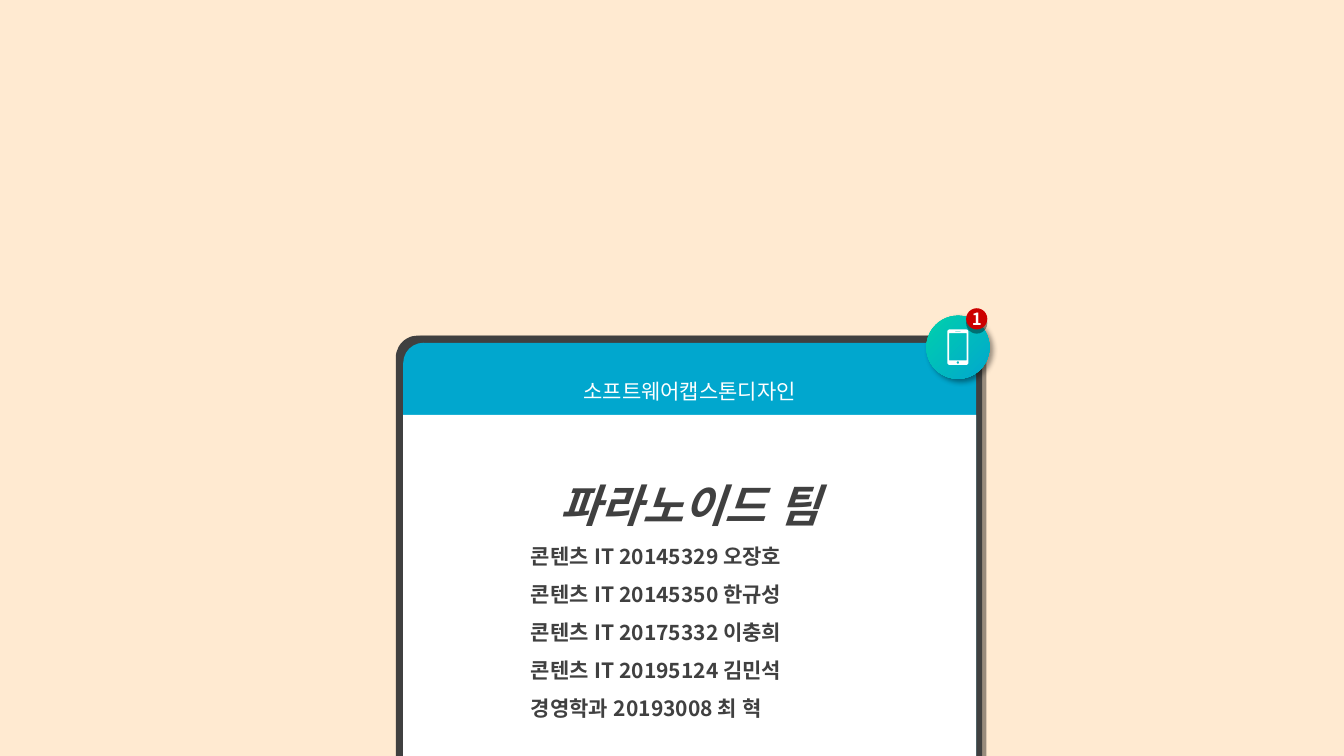
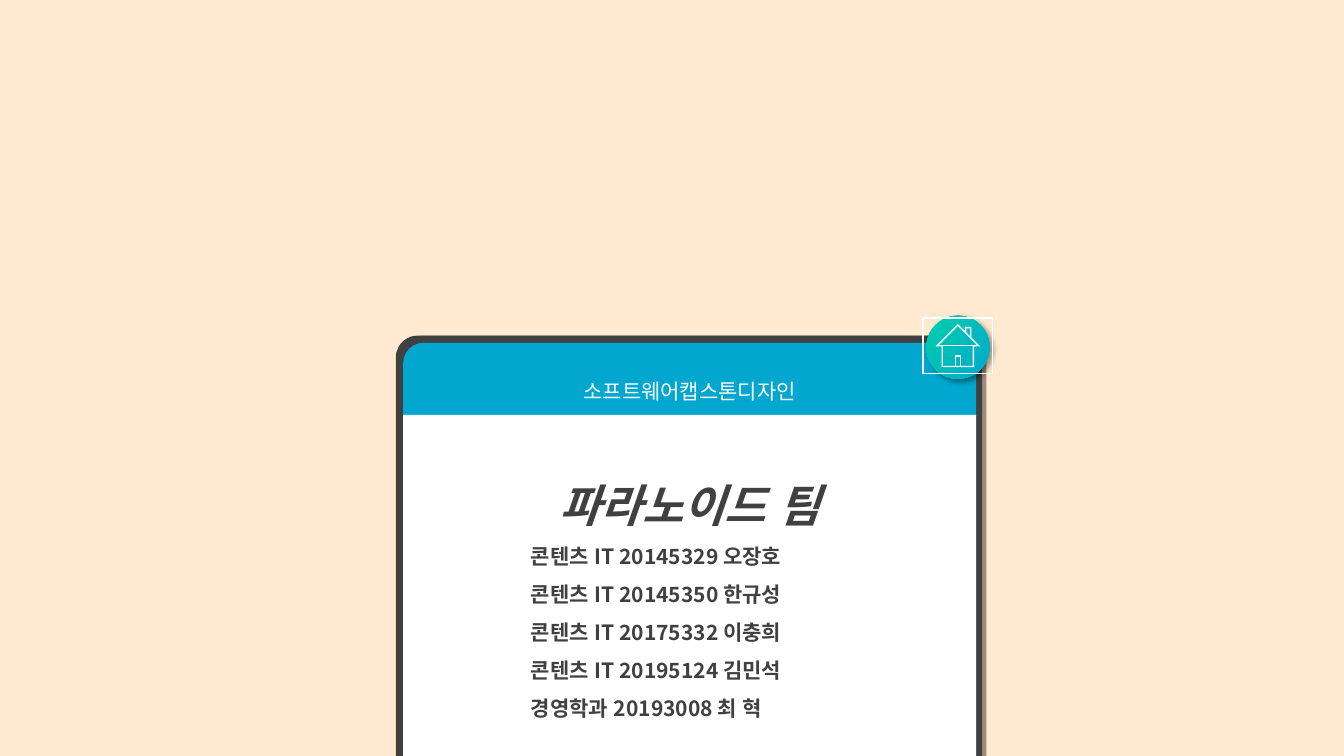
Before and after one commit to jangho1016/2022_1_CapstoneDesign, a slide deck: slide 1 of Final Assignments/파라노이드 팀 발표용 PPT.pptx. Drawn at 1344x756 pixels with LibreOffice and Linux fonts; fonts in the diff are those of the drawing. Boxes give left, top, right and bottom in pixels: in the first picture for what was removed or moved away, otherwise in the second. Text is boxed around its words. In the diff, an @@ line names an element or a change of style, - is before the commit and + after.

```diff
--- a/Final Assignments/파라노이드 팀 발표용 PPT.pptx
+++ b/Final Assignments/파라노이드 팀 발표용 PPT.pptx
@@ action button home added at (924,319,993,374), outline #FFFFFF 1 pt @@
@@ ellipse removed at (966,309,987,330) @@
-1
@@ freeform shape removed at (948,330,969,365) @@
```
Also in this commit, not shown: 7 other slides changed, 1 slide removed.
